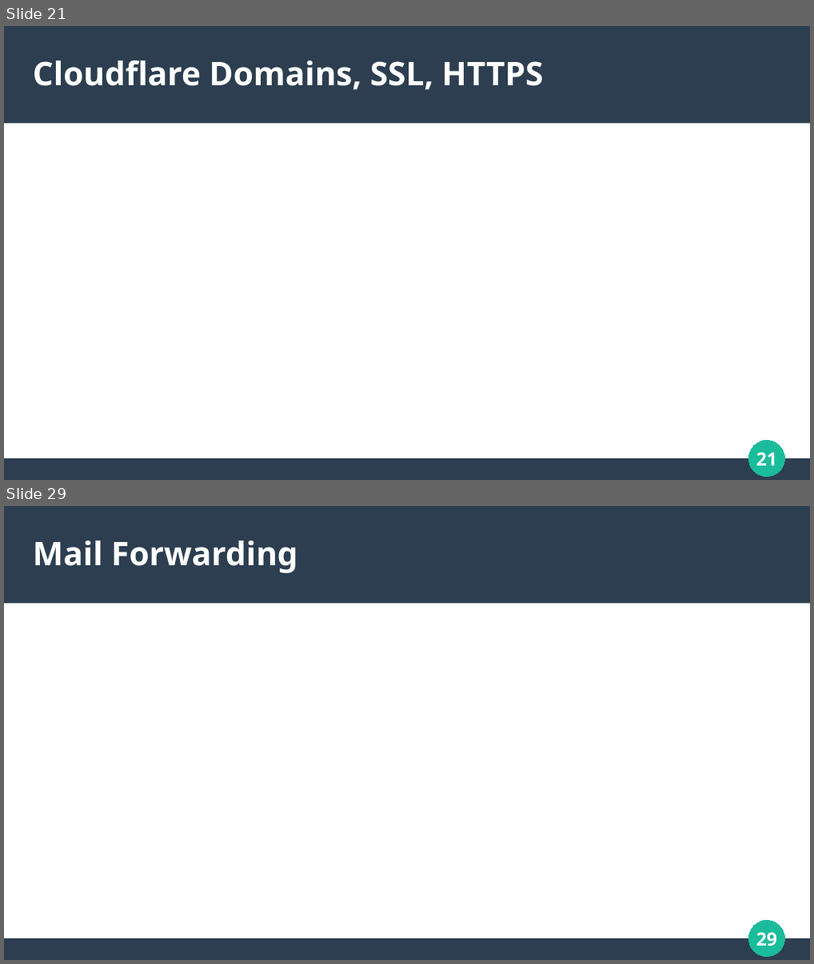
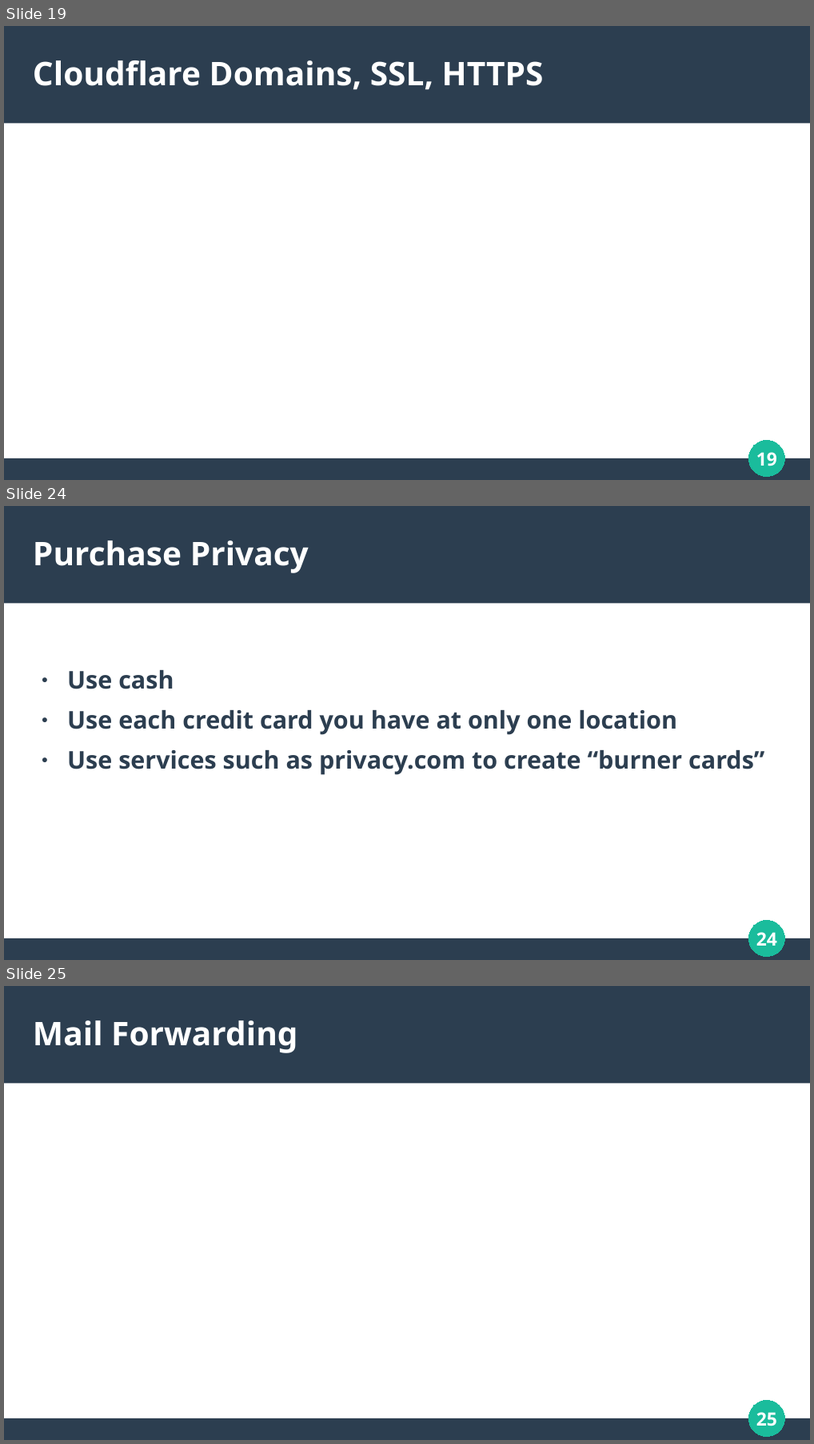
Before and after one commit to RealAsira/OwnYourOSINT, a slide deck: Own Your OSINT.odp. Shown one above the other, each under a label of ours: slides 21 and 29 before the commit, slides 19, 24 and 25 after it; the slides between them are not shown. The pictures are 814x964 and 814x1444 pixels, drawn with LibreOffice and Linux fonts; fonts in the diff are those of the drawing. Boxes give left, top, right and bottom in pixels: in the first picture for what was removed or moved away, otherwise in the second. Text is boxed around its words. In the diff, an @@ line names an element or a change of style, - is before the commit and + after.

```diff
--- a/Own Your OSINT.odp
+++ b/Own Your OSINT.odp
@@ slide 24 added at (4,506,810,960), background #FFFFFF; not listed: 3 template elements that a slide beside it also shows @@
@@ title added at (33,540,309,573), 32 pt, text #FFFFFF, bold @@
+Purchase Privacy
@@ text added at (67,670,765,775), 24 pt, text #2C3E50, bold @@
+● Use cash
+● Use each credit card you have at only one location
+● Use services such as privacy.com to create “burner cards”
@@ page number added at (757,932,778,945), 18 pt, text #FFFFFF, bold @@
+24
@@ what was slide 21 is now slide 19 @@
@@ page number at (757,452,778,466): text changed @@
-21
+19
@@ what was slide 29 is now slide 25 @@
@@ page number at (757,1412,778,1426): text changed @@
-29
+25
```
Also in this commit, not shown: 19 slides changed, 3 other slides added, 8 slides removed.
